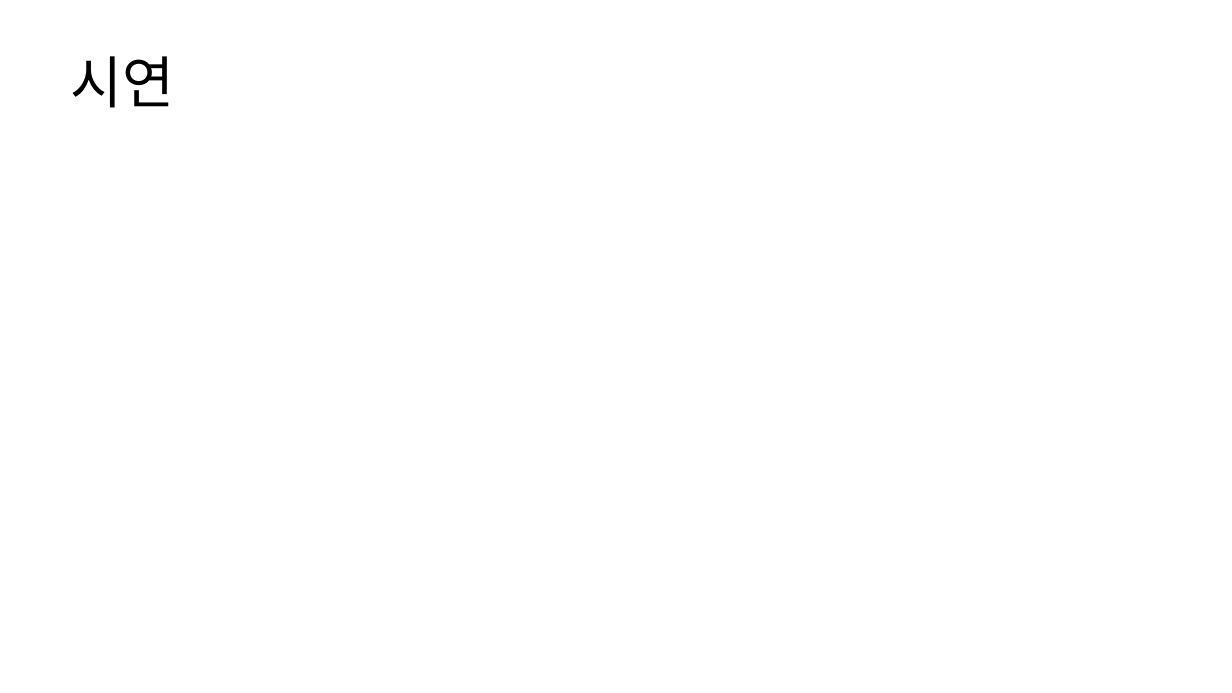
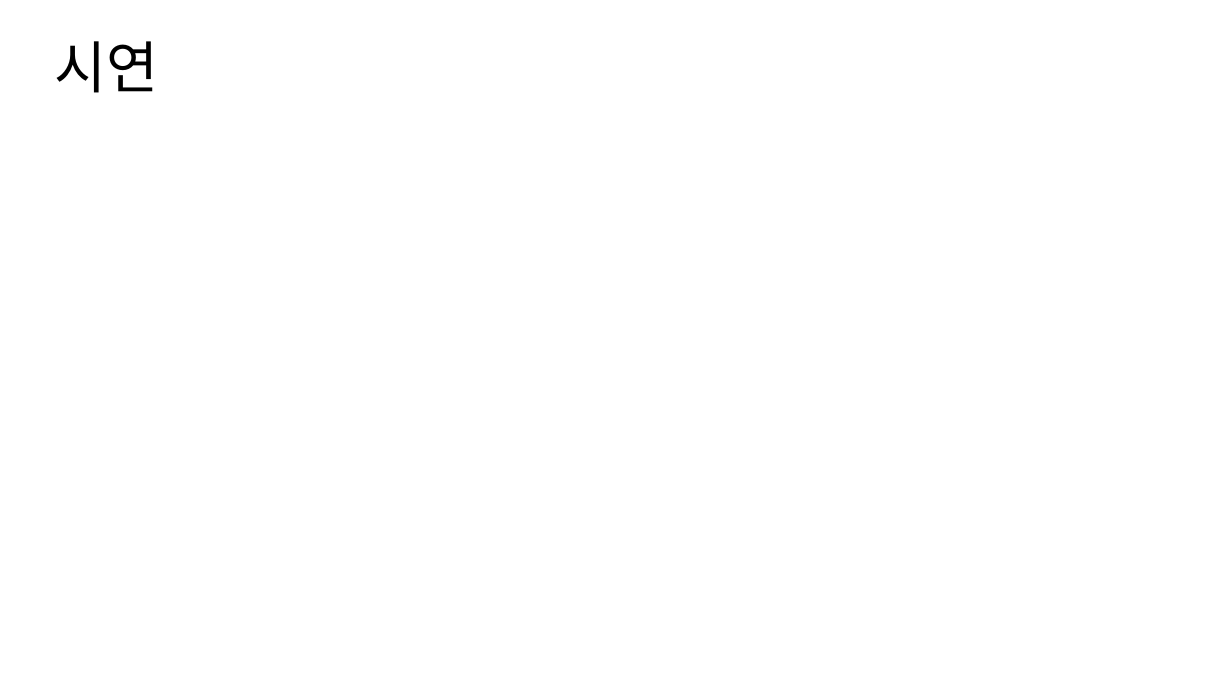
Before and after one commit to osam2018/IOT_mil-supporter, a slide deck: slide 12 of presentation2.pptx. Drawn at 1232x693 pixels with LibreOffice and Linux fonts; fonts in the diff are those of the drawing; background and template pictures are left out. Boxes give left, top, right and bottom in pixels: in the first picture for what was removed or moved away, otherwise in the second. Text is boxed around its words. In the diff, an @@ line names an element or a change of style, - is before the commit and + after.

```diff
--- a/presentation2.pptx
+++ b/presentation2.pptx
@@ title "시연": place and size @@
-title "시연" at [71,56,175,108]
+title "시연" at [54,41,158,93]
```
Also in this commit, not shown: 5 other slides changed, 1 slide removed, 4 other files.
